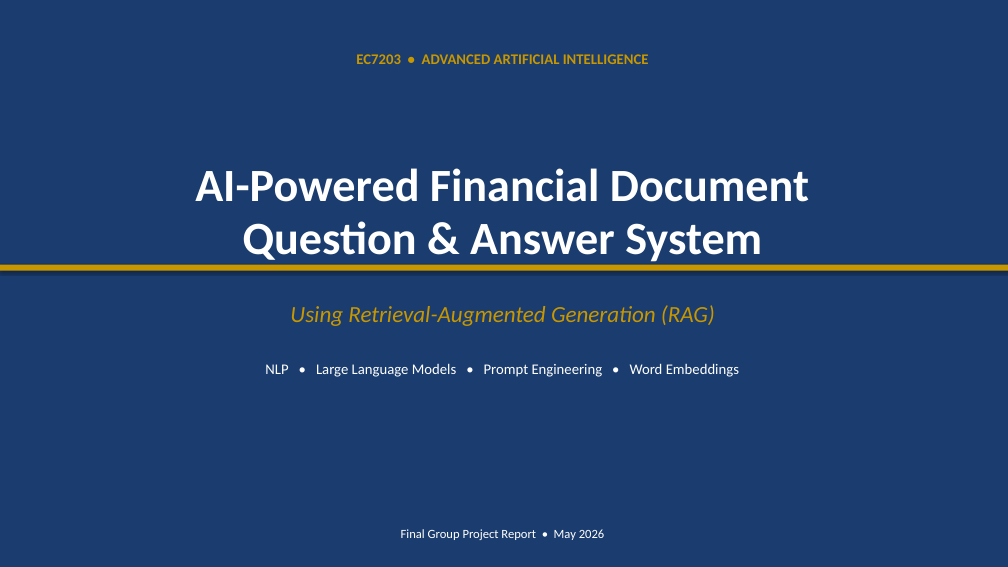
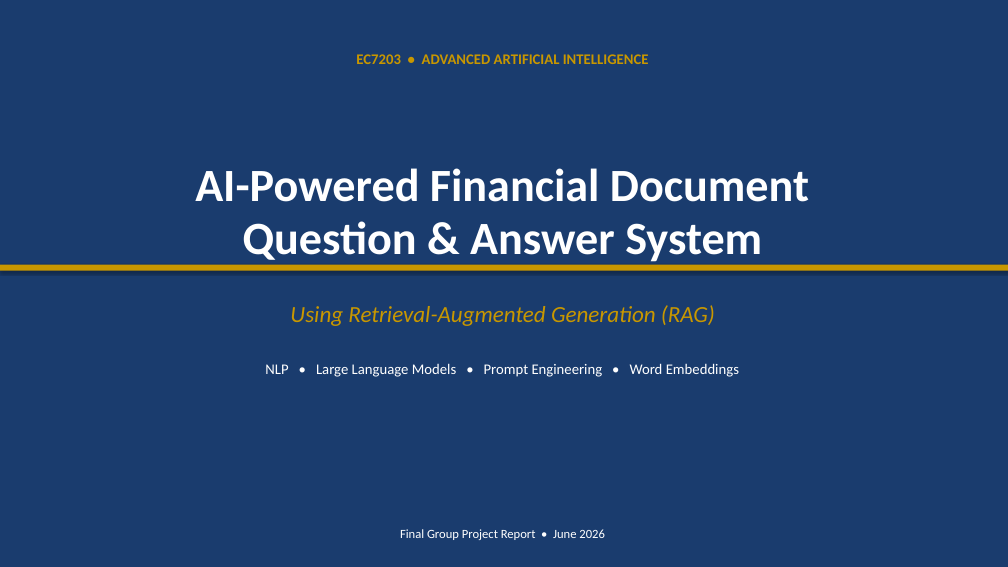
Before and after one commit to Dinojan9901/Financial-QA-System, a slide deck: slide 1 of presentation/Financial_QA_Presentation.pptx. Drawn at 1008x567 pixels with LibreOffice and Linux fonts; fonts in the diff are those of the drawing. Boxes give left, top, right and bottom in pixels: in the first picture for what was removed or moved away, otherwise in the second. Text is boxed around its words. In the diff, an @@ line names an element or a change of style, - is before the commit and + after.

```diff
--- a/presentation/Financial_QA_Presentation.pptx
+++ b/presentation/Financial_QA_Presentation.pptx
@@ text at [400, 529, 605, 540]: text changed @@
-Final Group Project Report • May 2026
+Final Group Project Report • June 2026
```
Also in this commit, not shown: 6 other slides changed, 8 other files.
